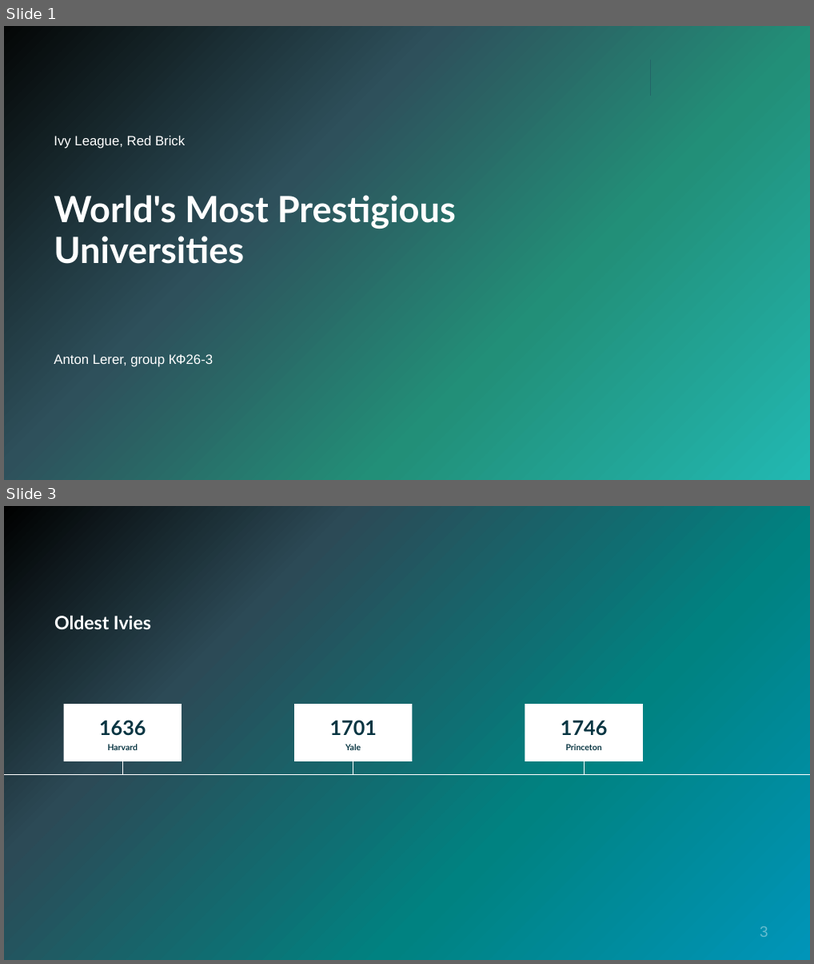
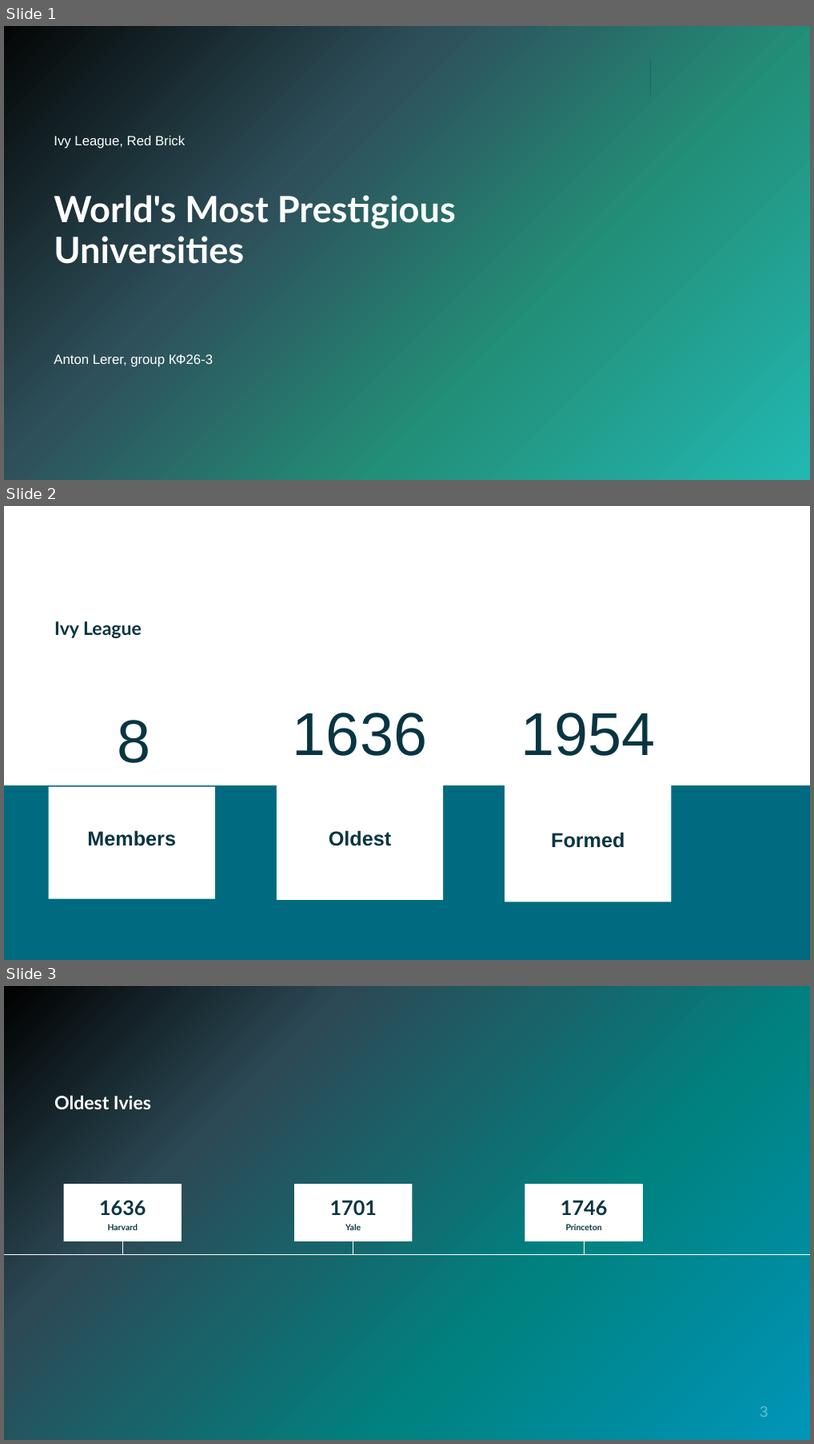
Before and after one commit to antonlerer/lawtracker, a slide deck: out/Prestigious_Universities.pptx. Shown one above the other, each under a label of ours: slides 1 and 3 before the commit, slides 1, 2 and 3 after it; the slides between them are not shown. The pictures are 814x964 and 814x1444 pixels, drawn with LibreOffice and Linux fonts; fonts in the diff are those of the drawing; background and template pictures are left out. Boxes give left, top, right and bottom in pixels: in the first picture for what was removed or moved away, otherwise in the second. Text is boxed around its words. In the diff, an @@ line names an element or a change of style, - is before the commit and + after.

```diff
--- a/out/Prestigious_Universities.pptx
+++ b/out/Prestigious_Universities.pptx
@@ slide 2 added at (4,506,810,960), background #FFFFFF @@
@@ text added at (54,621,142,638), 22 pt, text #083542, bold @@
+Ivy League
@@ text added at (117,720,150,763), 72 pt, text #083542 @@
+8
@@ text added at (293,712,427,756), 72 pt, text #083542 @@
+1636
@@ text added at (521,712,655,756), 72 pt, text #083542 @@
+1954
@@ rectangle added at (4,785,810,960), fill #006B80 @@
@@ text added at (48,787,215,899), fill #FFFFFF, 24 pt, text #083542, bold @@
+Members
@@ text added at (277,785,444,900), fill #FFFFFF, 24 pt, text #083542, bold @@
+Oldest
@@ text added at (505,785,672,902), fill #FFFFFF, 24 pt, text #083542, bold @@
+Formed
```
Also in this commit, not shown: 4 slides changed, 1 other slide added, 2 slides removed.
